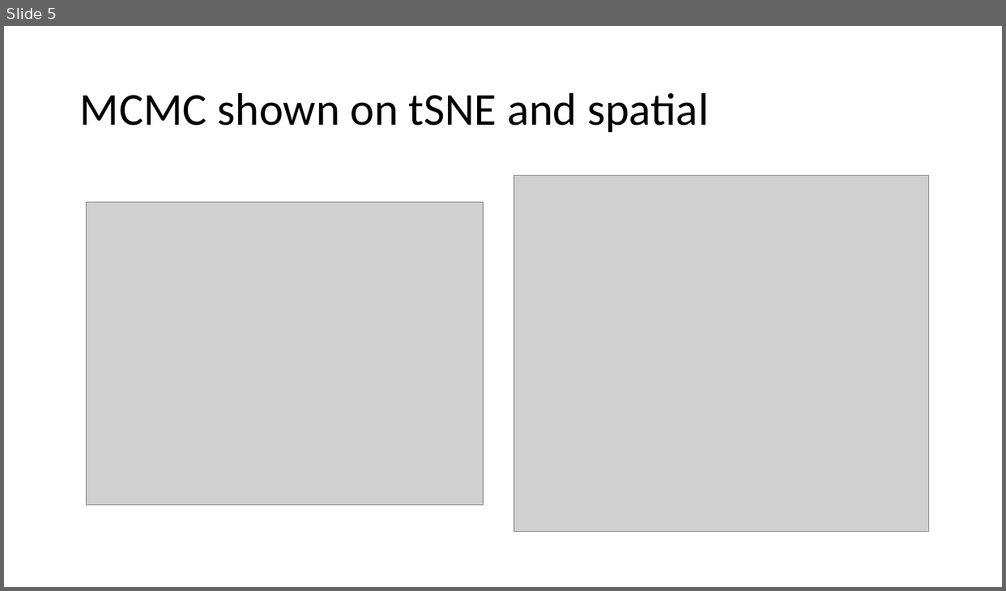
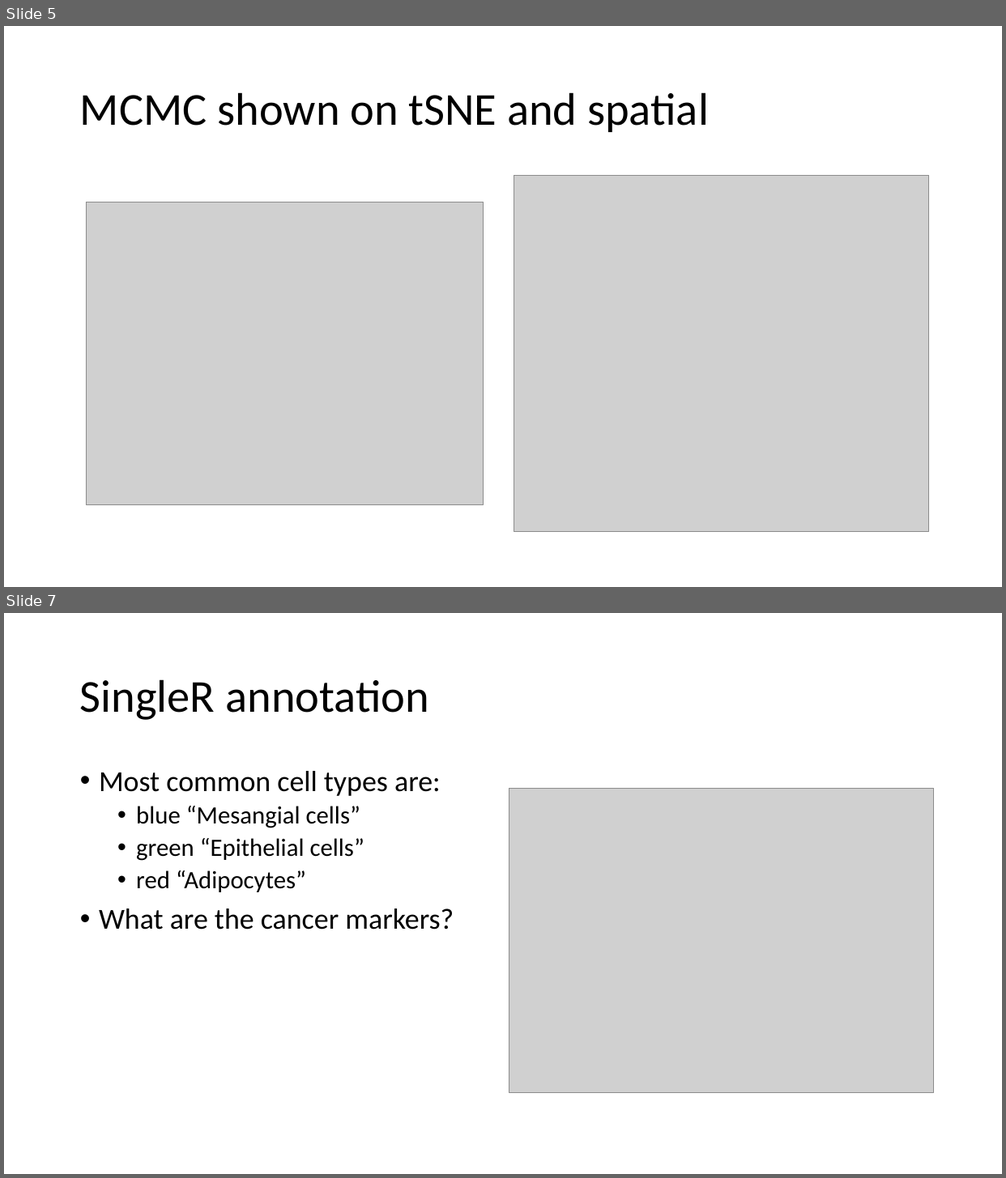
Before and after one commit to edward130603/BayesSpace, a slide deck: output/slides_2-14.pptx. Shown one above the other, each under a label of ours: slide 5 before the commit, slides 5 and 7 after it; the slides between them are not shown. The pictures are 1006x591 and 1006x1178 pixels, drawn with LibreOffice and Linux fonts; fonts in the diff are those of the drawing; grey boxes stand for pictures. Boxes give left, top, right and bottom in pixels: in the first picture for what was removed or moved away, otherwise in the second. Text is boxed around its words. In the diff, an @@ line names an element or a change of style, - is before the commit and + after.

```diff
--- a/output/slides_2-14.pptx
+++ b/output/slides_2-14.pptx
@@ slide 7 added at (4,613,1002,1174), background #FFFFFF @@
@@ title added at (80,679,429,720), 44 pt, text #000000 @@
+SingleR annotation
@@ text added at (99,771,454,930), 24 pt, text #000000 @@
+• Most common cell types are:
+  • blue “Mesangial cells”
+  • green “Epithelial cells”
+  • red “Adipocytes”
+• What are the cancer markers?
@@ picture added at (509,788,934,1093) @@
```
Also in this commit, not shown: 2 other slides added, 2 other files.
